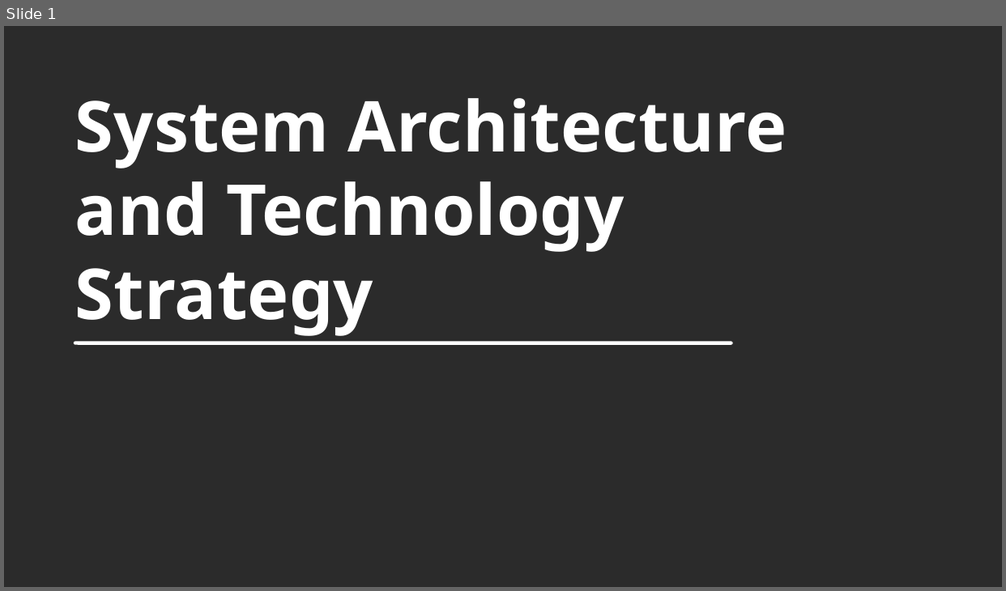
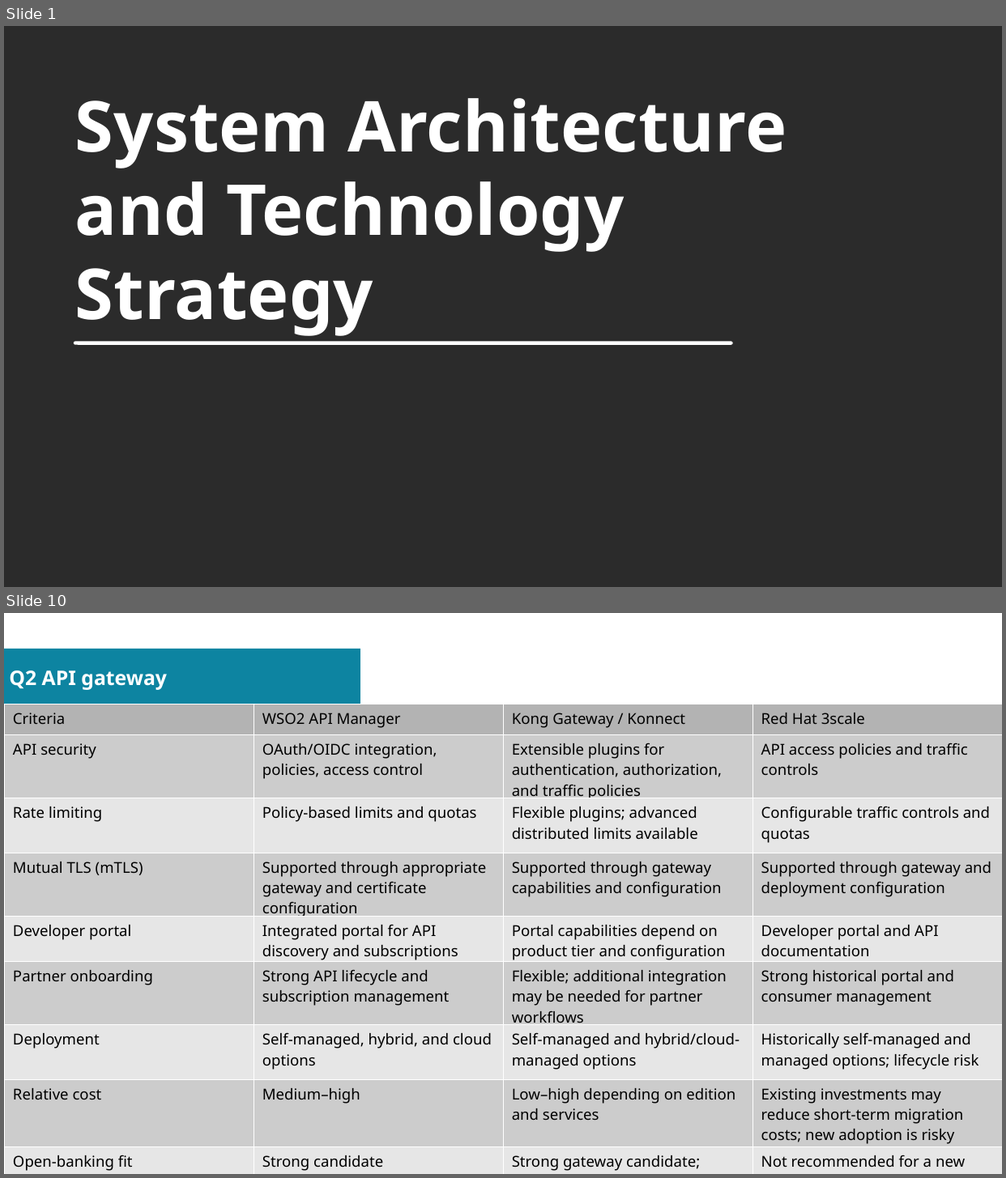
Before and after one commit to sovannotychea/ori-test, a slide deck: docs/02.odp. Shown one above the other, each under a label of ours: slide 1 before the commit, slides 1 and 10 after it; the slides between them are not shown. The pictures are 1006x591 and 1006x1178 pixels, drawn with LibreOffice and Linux fonts; fonts in the diff are those of the drawing; background and template pictures are left out; a plain dark background stands for a picture behind light text. Boxes give left, top, right and bottom in pixels: in the first picture for what was removed or moved away, otherwise in the second. Text is boxed around its words. In the diff, an @@ line names an element or a change of style, - is before the commit and + after.

```diff
--- a/docs/02.odp
+++ b/docs/02.odp
@@ slide 10 added at box(4, 613, 1002, 1174), background #FFFFFF @@
@@ rectangle added at box(4, 649, 360, 705), fill #0D84A1 @@
@@ title added at box(9, 671, 167, 690), 16 pt, text #FFFFFF, bold @@
+Q2 API gateway
@@ table added at box(4, 704, 1002, 1174), 9 rows, 4 columns @@
+Criteria | WSO2 API Manager | Kong Gateway / Konnect | Red Hat 3scale
+API security | OAuth/OIDC integration, policies, access control | Extensible plugins for authentication, authorization, and traffic policies | API access policies and traffic controls
+Rate limiting | Policy-based limits and quotas | Flexible plugins; advanced distributed limits available | Configurable traffic controls and quotas
+Mutual TLS (mTLS) | Supported through appropriate gateway and certificate configuration | Supported through gateway capabilities and configuration | Supported through gateway and deployment configuration
+Developer portal | Integrated portal for API discovery and subscriptions | Portal capabilities depend on product tier and configuration | Developer portal and API documentation
+Partner onboarding | Strong API lifecycle and subscription management | Flexible; additional integration may be needed for partner workflows | Strong historical portal and consumer management
+Deployment | Self-managed, hybrid, and cloud options | Self-managed and hybrid/cloud-managed options | Historically self-managed and managed options; lifecycle risk
+Relative cost | Medium–high | Low–high depending on edition and services | Existing investments may reduce short-term migration costs; new adoption is risky
+Open-banking fit | Strong candidate | Strong gateway candidate; validate full management and portal requirements | Not recommended for a new long-term strategic selection
```
Also in this commit, not shown: 2 slides changed, 8 other slides added, 1 other file.
